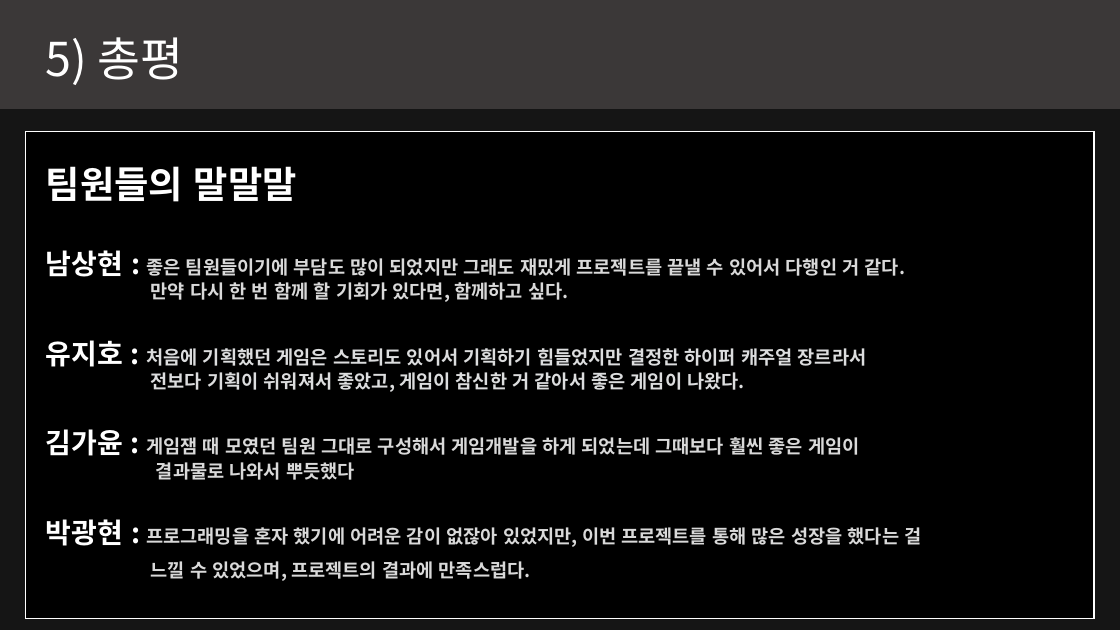
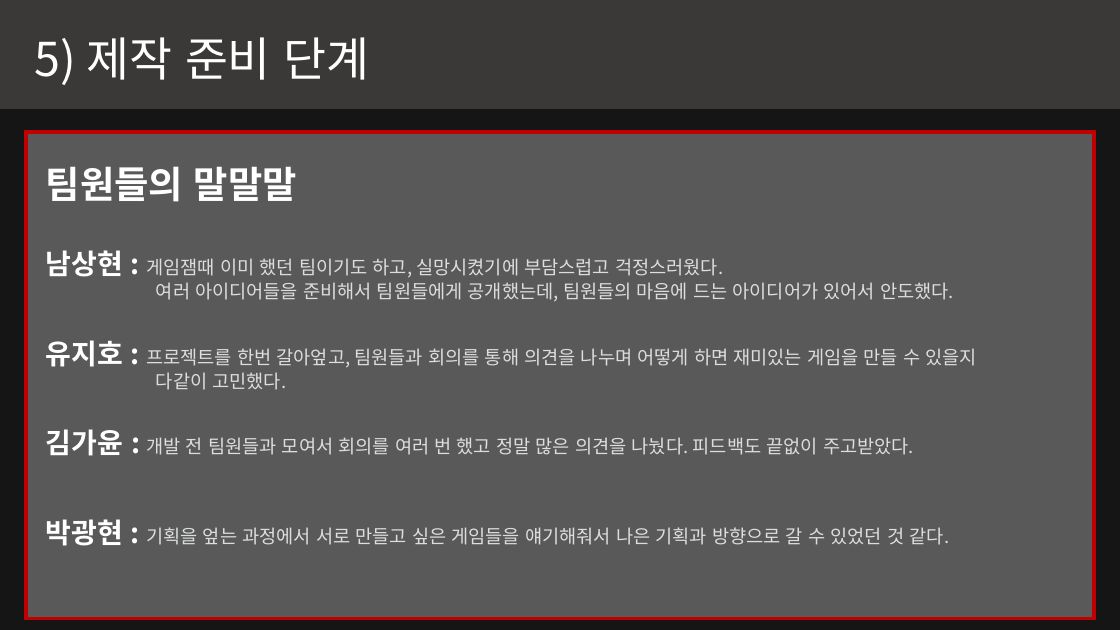
Before and after one commit to kjpark102312/Jagu_Agis, a slide deck: slide 6 of Presentation/AGIS 발표자료.pptx. Drawn at 1120x630 pixels with LibreOffice and Linux fonts; fonts in the diff are those of the drawing; background and template pictures are left out; a plain dark background stands for a picture behind light text. Boxes give left, top, right and bottom in pixels: in the first picture for what was removed or moved away, otherwise in the second. Text is boxed around its words. In the diff, an @@ line names an element or a change of style, - is before the commit and + after.

```diff
--- a/Presentation/AGIS 발표자료.pptx
+++ b/Presentation/AGIS 발표자료.pptx
@@ text at (x1=34, y1=37, x2=370, y2=85): text changed @@
-5) 총평
+5) 제작 준비 단계
@@ rectangle at (x1=26, y1=132, x2=1095, y2=618): fill #000000 to #595959; outline #FFFFFF 1 pt to #C00000 3 pt @@
@@ text at (x1=46, y1=250, x2=954, y2=301): text changed; text colour #D9D9D9 to #DCDDDE; bold off @@
-남상현 : 좋은 팀원들이기에 부담도 많이 되었지만 그래도 재밌게 프로젝트를 끝낼 수 있어서 다행인 거 같다.
-만약 다시 한 번 함께 할 기회가 있다면, 함께하고 싶다.
+남상현 : 게임잼때 이미 했던 팀이기도 하고, 실망시켰기에 부담스럽고 걱정스러웠다.
+여러 아이디어들을 준비해서 팀원들에게 공개했는데, 팀원들의 마음에 드는 아이디어가 있어서 안도했다.
@@ text at (x1=46, y1=340, x2=977, y2=390): text changed; bold off @@
-유지호 : 처음에 기획했던 게임은 스토리도 있어서 기획하기 힘들었지만 결정한 하이퍼 캐주얼 장르라서
-전보다 기획이 쉬워져서 좋았고, 게임이 참신한 거 같아서 좋은 게임이 나왔다.
+유지호 : 프로젝트를 한번 갈아엎고, 팀원들과 회의를 통해 의견을 나누며 어떻게 하면 재미있는 게임을 만들 수 있을지
+다같이 고민했다.
@@ text at (x1=46, y1=429, x2=914, y2=456): text changed; text colour #D9D9D9 to #DCDDDE; bold off @@
-김가윤 : 게임잼 때 모였던 팀원 그대로 구성해서 게임개발을 하게 되었는데 그때보다 훨씬 좋은 게임이
-결과물로 나와서 뿌듯했다
+김가윤 : 개발 전 팀원들과 모여서 회의를 여러 번 했고 정말 많은 의견을 나눴다. 피드백도 끝없이 주고받았다.
@@ text at (x1=46, y1=519, x2=949, y2=546): text changed; text colour #D9D9D9 to #DCDDDE; bold off @@
-박광현 : 프로그래밍을 혼자 했기에 어려운 감이 없잖아 있었지만, 이번 프로젝트를 통해 많은 성장을 했다는 걸
-느낄 수 있었으며, 프로젝트의 결과에 만족스럽다.
+박광현 : 기획을 엎는 과정에서 서로 만들고 싶은 게임들을 얘기해줘서 나은 기획과 방향으로 갈 수 있었던 것 같다.
```
Also in this commit, not shown: 2 slides added, 1 other file.
